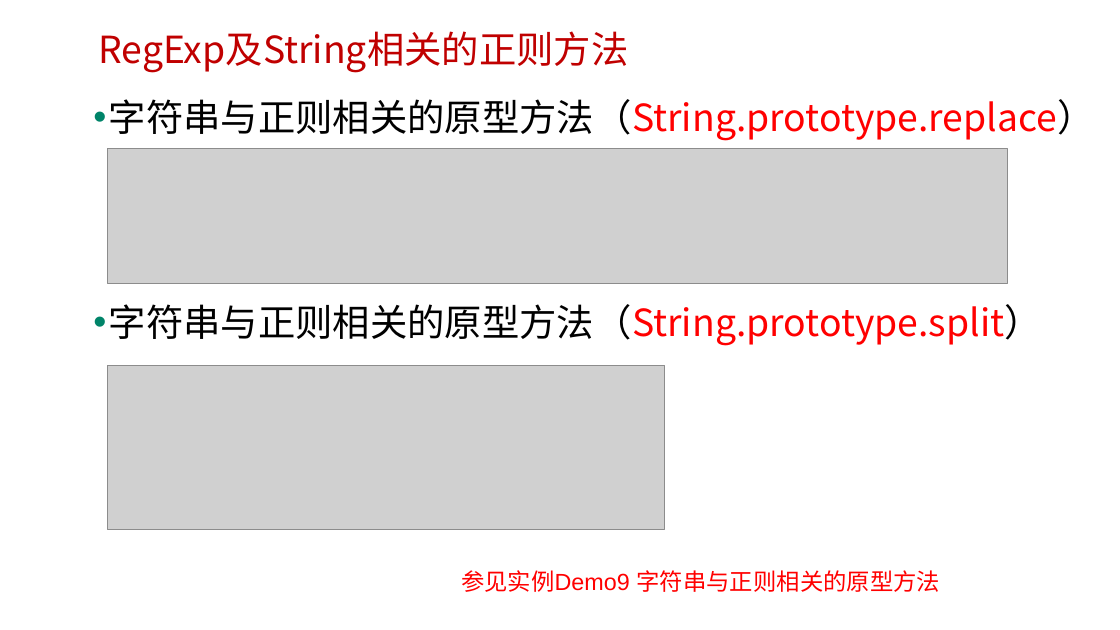
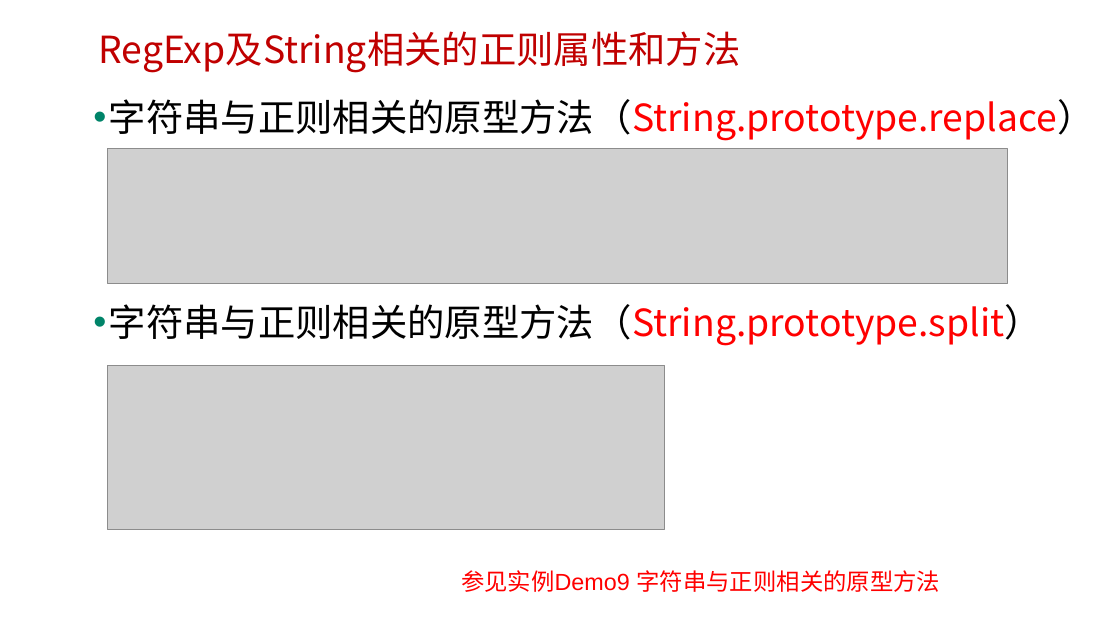
Before and after one commit to edu2act/course-javascript-advanced, a slide deck: slide 13 of 课程PPT/20.JS标准内置对象-构造器（RegExp）正则表达式.pptx. Drawn at 1120x630 pixels with LibreOffice and Linux fonts; fonts in the diff are those of the drawing; grey boxes stand for pictures; background and template pictures are left out. Boxes give left, top, right and bottom in pixels: in the first picture for what was removed or moved away, otherwise in the second. Text is boxed around its words. In the diff, an @@ line names an element or a change of style, - is before the commit and + after.

```diff
--- a/课程PPT/20.JS标准内置对象-构造器（RegExp）正则表达式.pptx
+++ b/课程PPT/20.JS标准内置对象-构造器（RegExp）正则表达式.pptx
@@ text at (x1=98, y1=31, x2=740, y2=73): text changed @@
-RegExp及String相关的正则方法
+RegExp及String相关的正则属性和方法
```
Also in this commit, not shown: 4 other slides changed, 3 other files.
